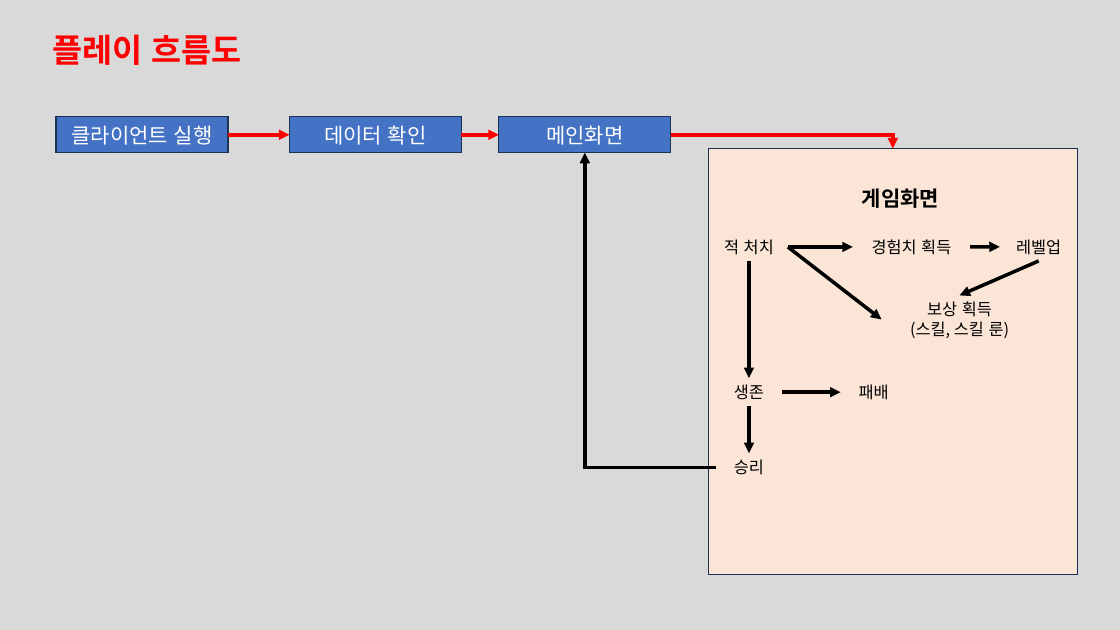
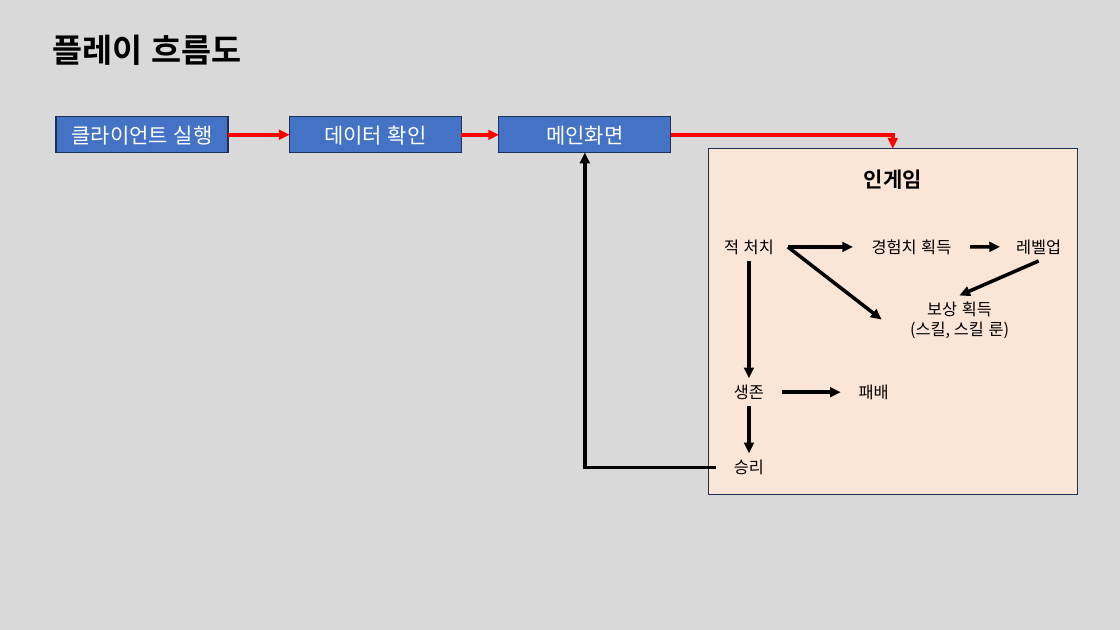
Before and after one commit to leejaepyeong/ProjectB, a slide deck: slide 4 of 기획서/Tower Defense.pptx. Drawn at 1120x630 pixels with LibreOffice and Linux fonts; fonts in the diff are those of the drawing. Boxes give left, top, right and bottom in pixels: in the first picture for what was removed or moved away, otherwise in the second. Text is boxed around its words. In the diff, an @@ line names an element or a change of style, - is before the commit and + after.

```diff
--- a/기획서/Tower Defense.pptx
+++ b/기획서/Tower Defense.pptx
@@ text "플레이 흐름도" at (52,34,241,65): text colour #FF0000 to #000000 @@
@@ rectangle: place and size @@
-rectangle at (708,149,1078,576)
+rectangle at (708,149,1078,495)
@@ text at (864,169,922,189): text changed @@
-게임화면
+인게임
```
Also in this commit, not shown: 4 other slides changed, 6 slides added, 4 other files.
